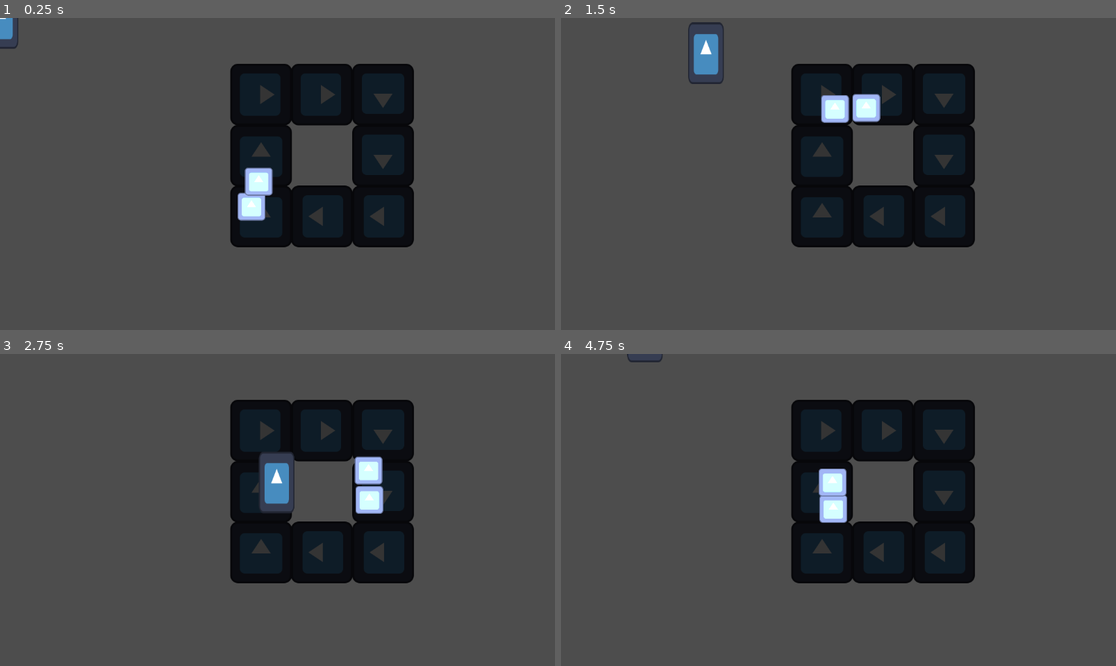
Above: before the commit, frames 1-4 (two rows, left to right).
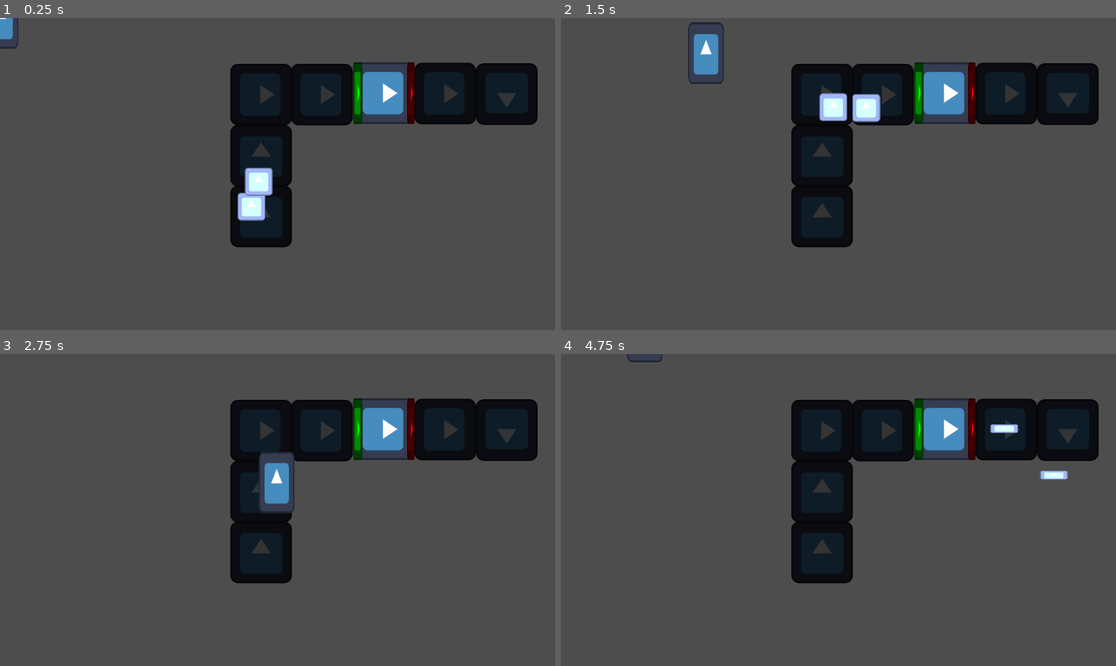
Above: after the commit, the same moments.

Repository: BenjaminWootten/UD-GDDC-space-exploration-jam
Game: Godot game, scene res://world.tscn
Two runs of this game, one before a commit and one after it. Both use one fixed random seed, a clock stepped at 60 frames per second and the inputs below. The engine's default icon, where the game draws it, is replaced by a stand-in: a white triangle on a blue panel in a dark square.
Inputs:
- Up to frame 1 (0.25 s): no input
- Up to frame 2 (1.5 s): hold D (right) 0.53-1.28 s; hold S (down) from 1.28 s (still down)
- Up to frame 3 (2.75 s): release S (down) at 2.03 s; hold D (right) from 2.03 s (still down)
- Up to frame 4 (4.75 s): release D (right) at 2.78 s; hold W (up) 2.78-3.53 s; hold A (left) from 3.53 s (still down)

The runs differ from the first frame. In frame 1, 13% of the frame differs, in the area x 52-97%, y 14-74%; in frame 2, 13%; in frame 3, 13%; in frame 4, 14%, in the area x 46-97%, y 14-74%.

Commit message:
crusher working, recipes to be added

Diff:
--- /dev/null
+++ b/buildings/building resources/input.gd
@@ -0,0 +1,14 @@
+extends Area2D
+
+@onready var machine = get_parent()
+var input_type
+signal input_updated
+
+func _ready():
+	input_updated.connect(machine._on_input_updated)
+
+func _on_body_entered(body):
+	if body.get_meta("item_type") == input_type:
+		machine.input_inventory += 1
+		input_updated.emit()
+		body.queue_free()
--- a/buildings/building resources/input.tscn
+++ b/buildings/building resources/input.tscn
@@ -1,6 +1,7 @@
-[gd_scene load_steps=3 format=3 uid="uid://g6on45cl571h"]
+[gd_scene load_steps=4 format=3 uid="uid://g6on45cl571h"]
 
 [ext_resource type="Texture2D" uid="uid://cdxrqhqnd634s" path="res://icon.svg" id="1_g8xuy"]
+[ext_resource type="Script" path="res://buildings/building resources/input.gd" id="1_v1mi5"]
 
 [sub_resource type="RectangleShape2D" id="RectangleShape2D_nlm5x"]
 size = Vector2(124, 16)
@@ -8,6 +9,7 @@
 [node name="Input" type="Area2D"]
 collision_layer = 0
 collision_mask = 2
+script = ExtResource("1_v1mi5")
 
 [node name="Sprite2D" type="Sprite2D" parent="."]
 modulate = Color(0, 1, 0, 1)
@@ -16,5 +18,7 @@
 texture = ExtResource("1_g8xuy")
 
 [node name="CollisionShape2D" type="CollisionShape2D" parent="."]
-position = Vector2(0, 55)
+position = Vector2(0, 17)
 shape = SubResource("RectangleShape2D_nlm5x")
+
+[connection signal="body_entered" from="." to="." method="_on_body_entered"]
--- /dev/null
+++ b/buildings/building resources/output.gd
@@ -0,0 +1,13 @@
+extends Area2D
+
+@onready var item_container = get_node("/root/World/items")
+
+var items = {
+	iron = preload("res://items/iron.tscn"),
+	iron_plate = preload("res://items/iron_plate.tscn")
+}
+
+func spawn(itemName):
+	var item = items[itemName].instantiate()
+	item_container.add_child(item)
+	item.position = global_position
--- a/buildings/building resources/output.tscn
+++ b/buildings/building resources/output.tscn
@@ -1,5 +1,6 @@
-[gd_scene load_steps=3 format=3 uid="uid://b02mpu4t3xc8w"]
+[gd_scene load_steps=4 format=3 uid="uid://b02mpu4t3xc8w"]
 
+[ext_resource type="Script" path="res://buildings/building resources/output.gd" id="1_m15lo"]
 [ext_resource type="Texture2D" uid="uid://cdxrqhqnd634s" path="res://icon.svg" id="1_uc0x3"]
 
 [sub_resource type="RectangleShape2D" id="RectangleShape2D_nlm5x"]
@@ -8,6 +9,7 @@
 [node name="Output" type="Area2D"]
 collision_layer = 0
 collision_mask = 2
+script = ExtResource("1_m15lo")
 
 [node name="Sprite2D" type="Sprite2D" parent="."]
 modulate = Color(1, 0, 0, 1)
--- a/buildings/conveyors/conveyor.gd
+++ b/buildings/conveyors/conveyor.gd
@@ -17,6 +17,7 @@
 		direction = Vector2(-1, 0)
 
 func _physics_process(delta):
+	# Handle player conveyor behavior
 	for body in bodies:
 		if body.name == "Player":
 			var directional_velocity = body.velocity * direction
@@ -24,7 +25,7 @@
 			# Check if directional velocity is greater than 0 to allow backwards movement on conveyors
 			if directional_velocity.x < MOVE_SPEED.x and directional_velocity.y < MOVE_SPEED.y and directional_velocity.x >= 0 and directional_velocity.y >= 0:
 				body.velocity += direction * MOVE_SPEED
-		elif body.linear_velocity != direction * MOVE_SPEED:
+		else:
 			body.linear_velocity = direction * MOVE_SPEED
 
 func _on_body_entered(body):
@@ -32,3 +33,5 @@
 
 func _on_body_exited(body):
 	bodies.erase(body)
+	if body.name != "Player":
+		body.linear_velocity = Vector2.ZERO
--- a/buildings/conveyors/conveyor.tscn
+++ b/buildings/conveyors/conveyor.tscn
@@ -16,6 +16,7 @@
 texture = ExtResource("1_v1wl3")
 
 [node name="CollisionShape2D" type="CollisionShape2D" parent="."]
+position = Vector2(-1, -15)
 shape = SubResource("RectangleShape2D_2c3pg")
 
 [connection signal="body_entered" from="." to="." method="_on_body_entered"]
--- /dev/null
+++ b/buildings/crafters/crusher.gd
@@ -0,0 +1,32 @@
+extends StaticBody2D
+
+@onready var input = $Input
+@onready var output = $Output
+@onready var timer = $Timer
+
+var input_inventory = 0
+var output_inventory = 0
+
+var recipes = {
+	iron_plate = {input_type = "iron", input_num = 1, output_type = "iron_plate", output_num = 1, time = 1}
+}
+
+var recipe
+
+func _ready():
+	update_recipe("iron_plate")
+
+func update_recipe(newRecipe):
+	recipe = recipes[newRecipe]
+	input.input_type = recipe["input_type"]
+	timer.wait_time = recipe["time"]
+
+func _on_input_updated():
+	if input_inventory >= recipe["input_num"] and timer.is_stopped():
+		input_inventory -= recipe["input_num"]
+		timer.start()
+
+func _on_timer_timeout():
+	_on_input_updated()
+	output_inventory += recipe["output_num"]
+	output.spawn(recipe["output_type"])
--- a/buildings/crafters/crusher.tscn
+++ b/buildings/crafters/crusher.tscn
@@ -1,6 +1,8 @@
-[gd_scene load_steps=5 format=3 uid="uid://cmvnmajg4h84j"]
+[gd_scene load_steps=7 format=3 uid="uid://cmvnmajg4h84j"]
 
+[ext_resource type="Script" path="res://buildings/crafters/crusher.gd" id="1_6k6qk"]
 [ext_resource type="Texture2D" uid="uid://cdxrqhqnd634s" path="res://icon.svg" id="1_rmbki"]
+[ext_resource type="PackedScene" uid="uid://f8wyhdc87t2w" path="res://buildings/conveyors/conveyor.tscn" id="2_1cccn"]
 [ext_resource type="PackedScene" uid="uid://g6on45cl571h" path="res://buildings/building resources/input.tscn" id="2_hju6h"]
 [ext_resource type="PackedScene" uid="uid://b02mpu4t3xc8w" path="res://buildings/building resources/output.tscn" id="3_nougl"]
 
@@ -8,6 +10,10 @@
 size = Vector2(124, 122)
 
 [node name="Crusher" type="StaticBody2D"]
+collision_layer = 0
+script = ExtResource("1_6k6qk")
+
+[node name="Conveyor" parent="." instance=ExtResource("2_1cccn")]
 
 [node name="Sprite2D" type="Sprite2D" parent="."]
 texture = ExtResource("1_rmbki")
@@ -18,3 +24,8 @@
 [node name="Input" parent="." instance=ExtResource("2_hju6h")]
 
 [node name="Output" parent="." instance=ExtResource("3_nougl")]
+
+[node name="Timer" type="Timer" parent="."]
+one_shot = true
+
+[connection signal="timeout" from="Timer" to="." method="_on_timer_timeout"]
--- a/items/iron.tscn
+++ b/items/iron.tscn
@@ -1,17 +1,16 @@
 [gd_scene load_steps=3 format=3 uid="uid://c5qp4noe7qt3s"]
 
+[ext_resource type="Shape2D" uid="uid://ufpogfkxk8kh" path="res://items/item_hitbox.tres" id="1_fd48i"]
 [ext_resource type="Texture2D" uid="uid://cdxrqhqnd634s" path="res://icon.svg" id="1_fpqe7"]
-
-[sub_resource type="RectangleShape2D" id="RectangleShape2D_l6htp"]
-size = Vector2(40, 40)
 
 [node name="iron" type="RigidBody2D"]
 collision_layer = 2
 collision_mask = 0
 gravity_scale = 0.0
+metadata/item_type = "iron"
 
 [node name="CollisionShape2D" type="CollisionShape2D" parent="."]
-shape = SubResource("RectangleShape2D_l6htp")
+shape = ExtResource("1_fd48i")
 
 [node name="Sprite2D" type="Sprite2D" parent="."]
 modulate = Color(3, 3, 3, 1)
--- /dev/null
+++ b/items/iron_plate.tscn
@@ -0,0 +1,19 @@
+[gd_scene load_steps=3 format=3 uid="uid://byelhi1v7scuv"]
+
+[ext_resource type="Texture2D" uid="uid://cdxrqhqnd634s" path="res://icon.svg" id="1_blh8d"]
+[ext_resource type="Shape2D" uid="uid://ufpogfkxk8kh" path="res://items/item_hitbox.tres" id="1_xi6dh"]
+
+[node name="iron_plate" type="RigidBody2D"]
+collision_layer = 2
+collision_mask = 0
+gravity_scale = 0.0
+metadata/item_type = "iron_plate"
+
+[node name="CollisionShape2D" type="CollisionShape2D" parent="."]
+shape = ExtResource("1_xi6dh")
+
+[node name="Sprite2D" type="Sprite2D" parent="."]
+modulate = Color(3, 3, 3, 1)
+position = Vector2(0, -1)
+scale = Vector2(0.453125, 0.140625)
+texture = ExtResource("1_blh8d")
--- /dev/null
+++ b/items/item_hitbox.tres
@@ -0,0 +1,4 @@
+[gd_resource type="RectangleShape2D" format=3 uid="uid://ufpogfkxk8kh"]
+
+[resource]
+size = Vector2(40, 40)
--- a/world.tscn
+++ b/world.tscn
@@ -1,45 +1,48 @@
-[gd_scene load_steps=4 format=3 uid="uid://dgsw0w3y4jvc0"]
+[gd_scene load_steps=5 format=3 uid="uid://dgsw0w3y4jvc0"]
 
 [ext_resource type="PackedScene" uid="uid://cn1hsv2nyoqrj" path="res://Player.tscn" id="1_85nff"]
 [ext_resource type="PackedScene" uid="uid://f8wyhdc87t2w" path="res://buildings/conveyors/conveyor.tscn" id="2_3vhja"]
 [ext_resource type="PackedScene" uid="uid://c5qp4noe7qt3s" path="res://items/iron.tscn" id="3_weype"]
+[ext_resource type="PackedScene" uid="uid://cmvnmajg4h84j" path="res://buildings/crafters/crusher.tscn" id="4_ssxuj"]
 
 [node name="World" type="Node2D"]
 
-[node name="Conveyor" parent="." instance=ExtResource("2_3vhja")]
+[node name="conveyors" type="Node2D" parent="."]
+
+[node name="Conveyor" parent="conveyors" instance=ExtResource("2_3vhja")]
 position = Vector2(542, 412)
 
-[node name="Conveyor2" parent="." instance=ExtResource("2_3vhja")]
+[node name="Conveyor2" parent="conveyors" instance=ExtResource("2_3vhja")]
 position = Vector2(542, 286)
 
-[node name="Conveyor3" parent="." instance=ExtResource("2_3vhja")]
+[node name="Conveyor3" parent="conveyors" instance=ExtResource("2_3vhja")]
 position = Vector2(542, 159)
 rotation = 1.5708
 
-[node name="Conveyor4" parent="." instance=ExtResource("2_3vhja")]
+[node name="Conveyor4" parent="conveyors" instance=ExtResource("2_3vhja")]
 position = Vector2(668, 159)
 rotation = 1.5708
 
-[node name="Conveyor5" parent="." instance=ExtResource("2_3vhja")]
-position = Vector2(795, 159)
+[node name="Conveyor5" parent="conveyors" instance=ExtResource("2_3vhja")]
+position = Vector2(924, 157)
+rotation = 1.5708
+
+[node name="Conveyor6" parent="conveyors" instance=ExtResource("2_3vhja")]
+position = Vector2(1052, 158)
 rotation = 3.14159
 
-[node name="Conveyor6" parent="." instance=ExtResource("2_3vhja")]
-position = Vector2(795, 286)
-rotation = 3.14159
+[node name="items" type="Node2D" parent="."]
 
-[node name="Conveyor7" parent="." instance=ExtResource("2_3vhja")]
-position = Vector2(795, 412)
-rotation = 4.71239
+[node name="iron" parent="items" instance=ExtResource("3_weype")]
+position = Vector2(522, 435)
 
-[node name="Conveyor8" parent="." instance=ExtResource("2_3vhja")]
-position = Vector2(668, 412)
-rotation = 4.71239
+[node name="iron2" parent="items" instance=ExtResource("3_weype")]
+position = Vector2(537, 383)
+
+[node name="machines" type="Node2D" parent="."]
+
+[node name="Crusher" parent="machines" instance=ExtResource("4_ssxuj")]
+position = Vector2(797, 156)
+rotation = 1.5708
 
 [node name="Player" parent="." instance=ExtResource("1_85nff")]
-
-[node name="iron" parent="." instance=ExtResource("3_weype")]
-position = Vector2(522, 435)
-
-[node name="iron2" parent="." instance=ExtResource("3_weype")]
-position = Vector2(537, 383)
